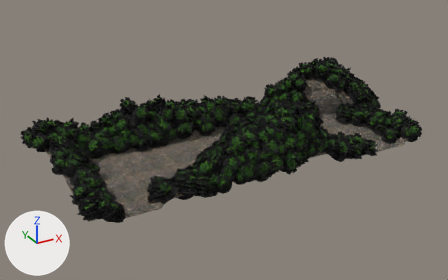
The glTF model Editor/assets/models/canyon/top03.gltf: old version first, new version second.
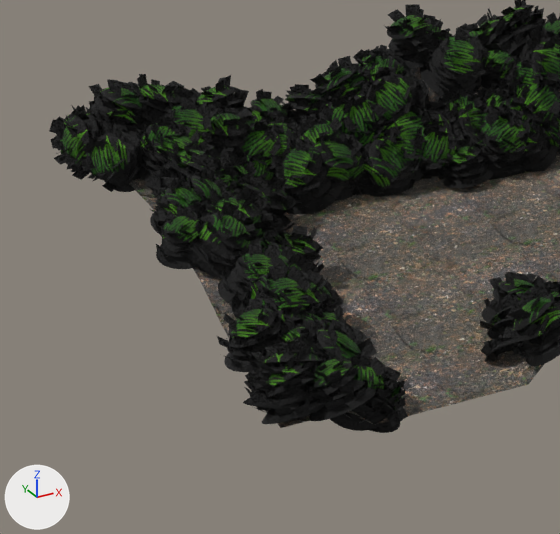
The first picture shows the older version from a camera (50 mm lens) standing at (-51.6, -88.0, 46.4) and looking at (-2.6, 1.1, 1.8). The close-ups show both versions on the part from 1% to 38% of the width and 34% to 90% of the height of that picture; other places that the commit changed are outside them. Lighting does not change. The marker at lower left points along +X, +Y and +Z. Where no turn or scale is listed for an object, it has been applied to the vertices.

The first close-up shows 'Bush.1000', 'Bush.1002', 'Bush.1012', 'Bush.1063', 'Bush.1076', 'Bush.1129', 'Bush.1137', 'Bush.1152', 'Bush.1206', 'Bush.1239', 'Bush.1245', 'Bush.1298', 'Bush.770', 'Bush.789', 'Bush.826', 'Bush.877', 'Bush.916', 'Bush.917', 'Bush.918', 'Bush.991', 'Bush.993', 'GroundTop3'.
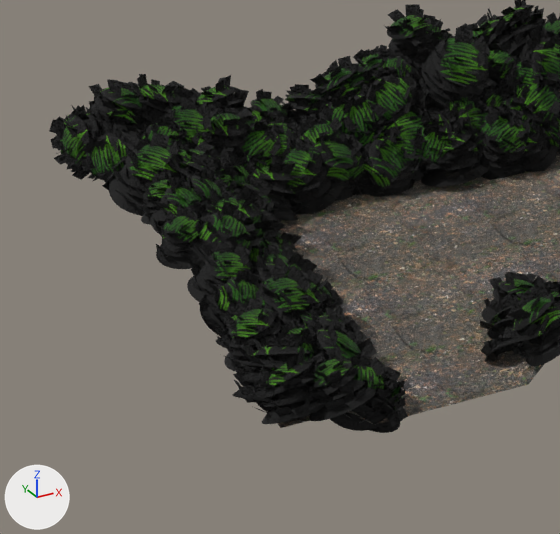
What differs and where, as boxes (x1, y1, x2, y2) in the close-ups (560 x 534 px):
'Bush.1076', moved, rescaled (21% wider, 24% taller)
    before: (420, 29, 487, 96)
    after: (416, 28, 497, 111)
'Bush.1002', moved, turned, rescaled
    before: (136, 124, 199, 183)
    after: (109, 133, 186, 216)
'Bush.916', moved
    before: (218, 244, 280, 305)
    after: (187, 242, 260, 302)
'Bush.826', moved
    before: (243, 341, 327, 410)
    after: (233, 333, 316, 403)
'Bush.1012', moved, rescaled (37% wider, 32% taller)
    before: (442, 139, 493, 188)
    after: (420, 122, 490, 187)
'Bush.1152', moved
    before: (231, 268, 288, 319)
    after: (199, 270, 261, 337)
'Bush.1206', moved
    before: (236, 173, 296, 232)
    after: (248, 158, 303, 221)
'Bush.1298', moved
    before: (358, 49, 414, 86)
    after: (366, 48, 422, 84)
'Bush.991', moved
    before: (150, 178, 182, 214)
    after: (136, 171, 173, 225)
'Bush.1129', moved
    before: (286, 319, 317, 340)
    after: (297, 308, 361, 330)
'Bush.918', moved
    before: (263, 303, 303, 335)
    after: (216, 303, 272, 348)
'Bush.1137', moved
    before: (275, 229, 311, 248)
    after: (275, 232, 301, 254)

Edits to the bpy script that builds the scene:
```text
Change ob_bush_826:
    ob_bush_826.location: (-31.3, -11.67, 0.82) -> (-31.52, -10.85, 0.82)
Change ob_bush_916:
    ob_bush_916.location: (-30.33, -2.98, 1.93) -> (-31.47, -2.12, 1.93)
Change ob_bush_918:
    ob_bush_918.location: (-30.31, -6.94, 1.33) -> (-31.58, -6.42, 1.33)
Change ob_bush_991:
    ob_bush_991.location: (-31.38, 4.01, 3.0) -> (-31.72, 4.95, 3.0)
Change ob_bush_1002:
    ob_bush_1002.location: (-30.71, 9.53, 2.96) -> (-32.0, 7.81, 2.96)
    ob_bush_1002.rotation_euler: (0.726, -0.166, -2.066) -> (0.825, 0.0664, -2.1)  # degrees (42, -9.5, -118) -> degrees (47, 3.8, -120)
    ob_bush_1002.scale: (2.91, 2.91, 2.91) -> (3.33, 3.33, 3.33)
Change ob_bush_1012:
    ob_bush_1012.location: (-15.33, 8.04, -0.03) -> (-15.73, 8.93, -0.09)
    ob_bush_1012.scale: (2.35, 2.35, 2.35) -> (3.26, 3.26, 3.26)
Change ob_bush_1076:
    ob_bush_1076.location: (-14.36, 12.81, 4.16) -> (-14.61, 12.6, 3.61)
    ob_bush_1076.scale: (3.03, 3.03, 3.03) -> (3.83, 3.83, 3.83)
Change ob_bush_1129:
    ob_bush_1129.location: (-29.98, -8.7, 1.08) -> (-28.77, -8.15, 1.08)
Change ob_bush_1137:
    ob_bush_1137.location: (-28.25, 1.31, 0.73) -> (-28.63, 1.57, 0.73)
Change ob_bush_1152:
    ob_bush_1152.location: (-30.25, -4.69, 1.55) -> (-31.55, -4.27, 1.55)
Change ob_bush_1206:
    ob_bush_1206.location: (-27.26, 7.29, 0.15) -> (-26.27, 8.93, 0.15)
Change ob_bush_1298:
    ob_bush_1298.location: (-17.37, 13.14, 4.18) -> (-16.99, 12.97, 4.18)
```
